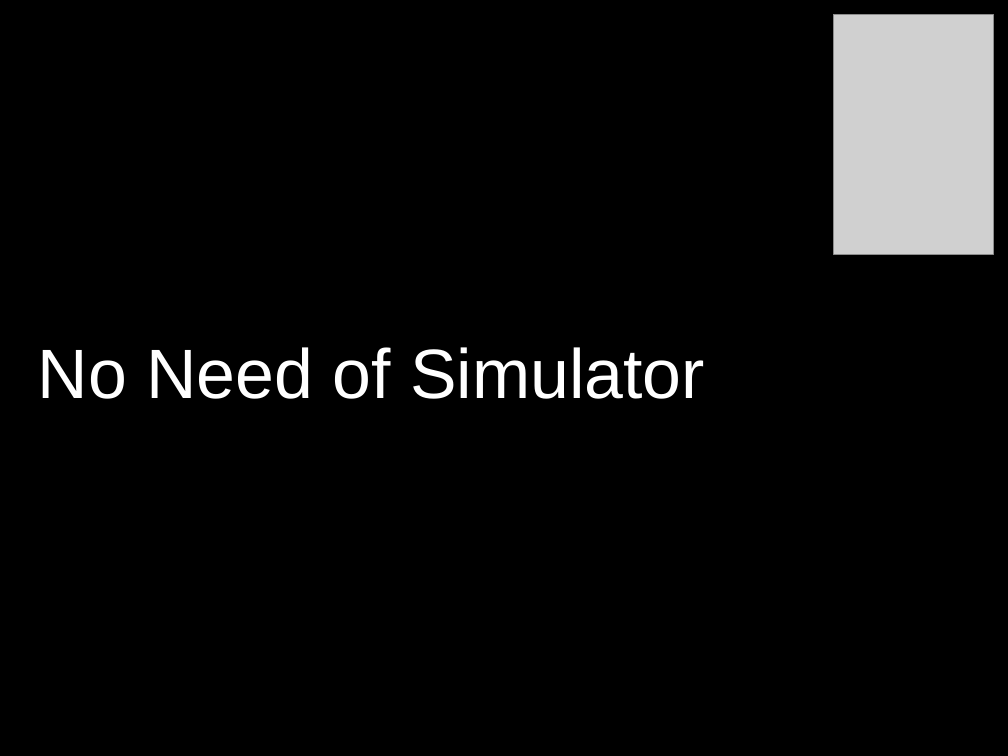
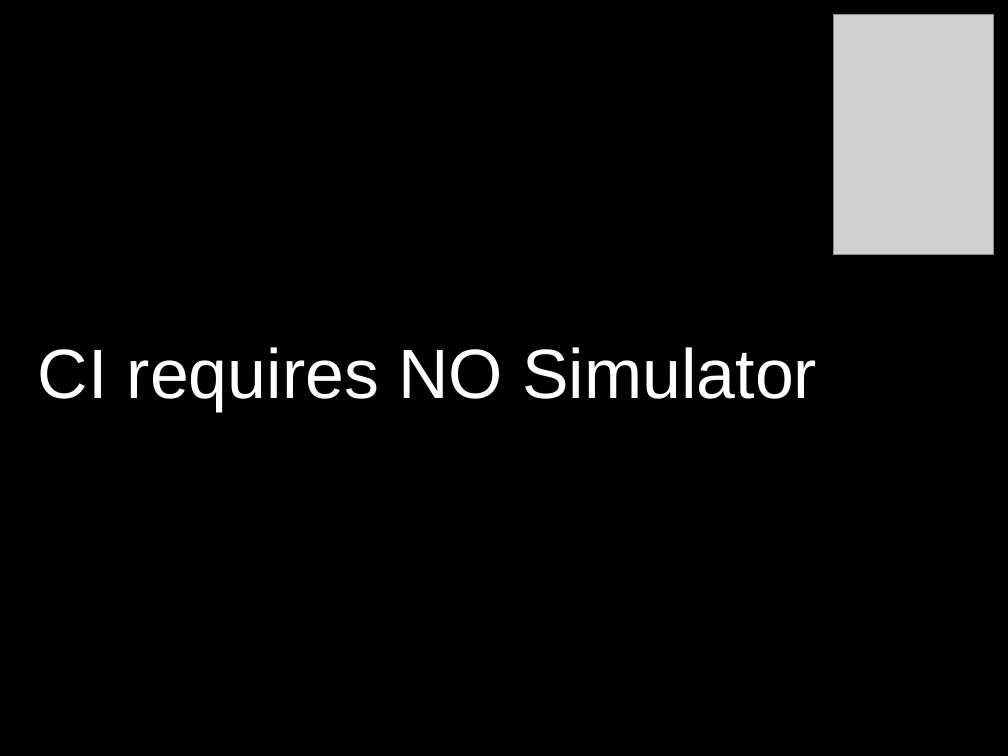
Before and after one commit to dodikk/xamarin-intro-slides, a slide deck: slide 10 of XamarinIntro.odp (slide 14 before the commit). Drawn at 1008x756 pixels with LibreOffice and Linux fonts; fonts in the diff are those of the drawing; grey boxes stand for pictures. Boxes give left, top, right and bottom in pixels: in the first picture for what was removed or moved away, otherwise in the second. Text is boxed around its words. In the diff, an @@ line names an element or a change of style, - is before the commit and + after.

```diff
--- a/XamarinIntro.odp
+++ b/XamarinIntro.odp
@@ text at (x1=38, y1=347, x2=817, y2=411): text changed @@
-No Need of Simulator
+CI requires NO Simulator
```
Also in this commit, not shown: 5 other slides changed, 7 slides added, 2 slides removed.
